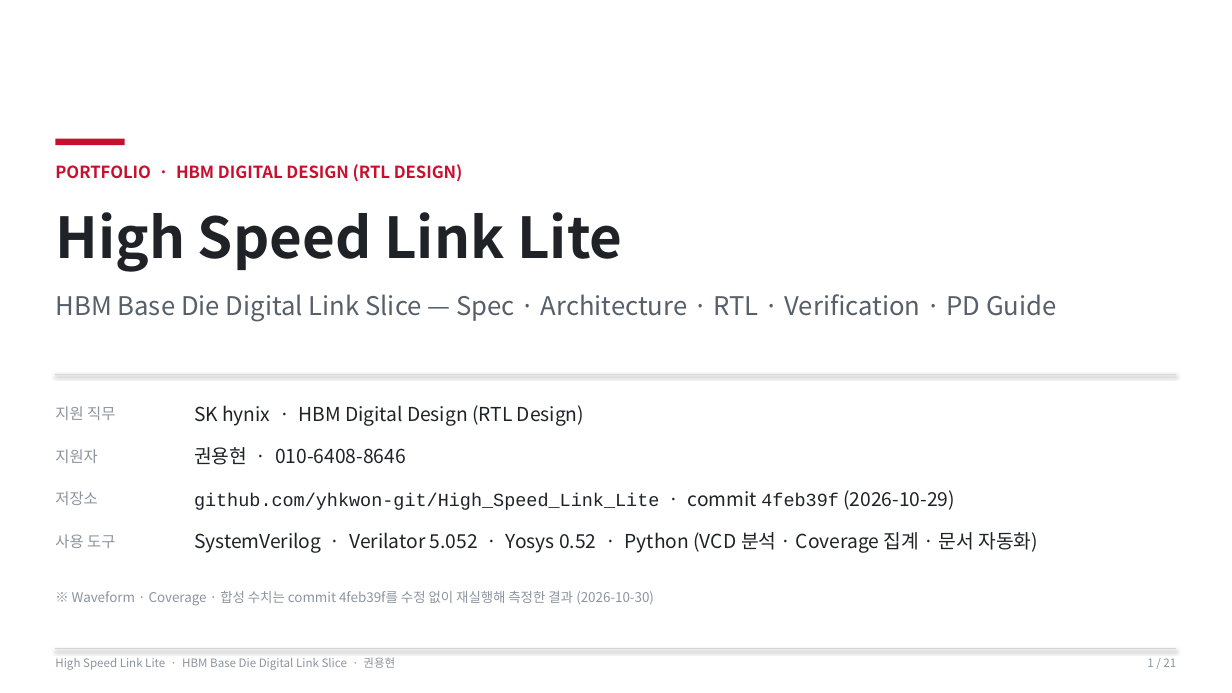
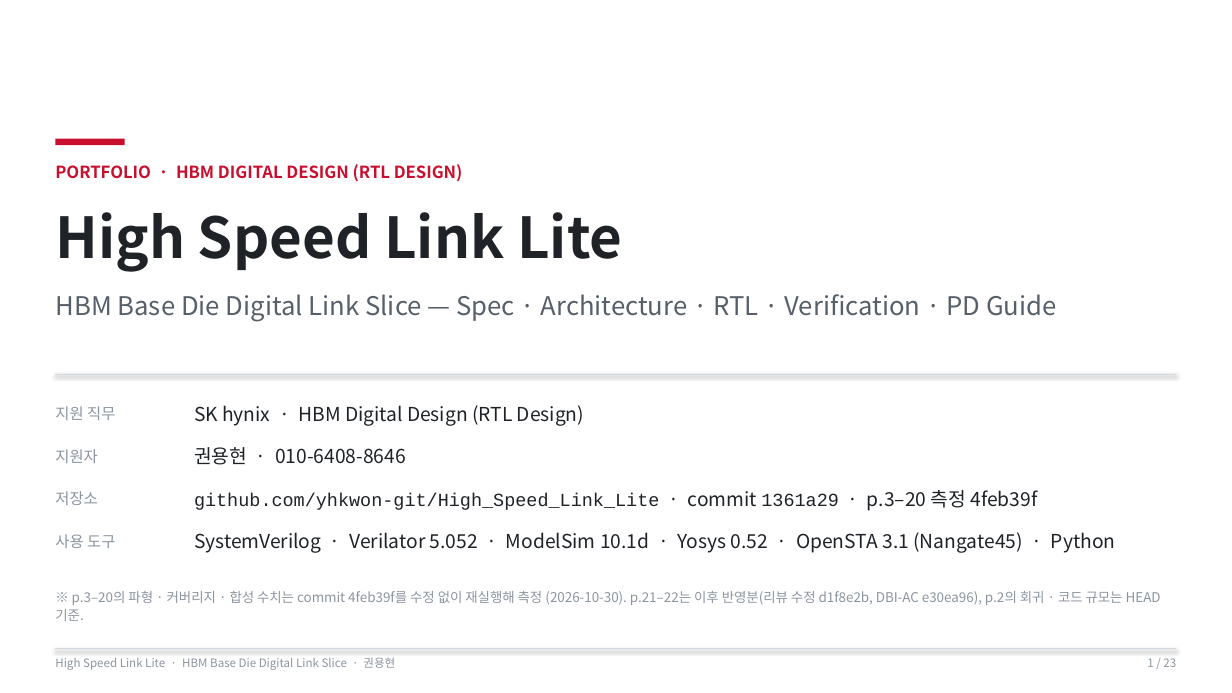
Before and after one commit to yhkwon-git/High_Speed_Link_Lite, a slide deck: slide 1 of portfolio-deck/HighSpeedLinkLite_Portfolio.pptx. Drawn at 1232x693 pixels with LibreOffice and Linux fonts; fonts in the diff are those of the drawing. Boxes give left, top, right and bottom in pixels: in the first picture for what was removed or moved away, otherwise in the second. Text is boxed around its words. In the diff, an @@ line names an element or a change of style, - is before the commit and + after.

```diff
--- a/portfolio-deck/HighSpeedLinkLite_Portfolio.pptx
+++ b/portfolio-deck/HighSpeedLinkLite_Portfolio.pptx
@@ text at (194,490,1038,511): text changed @@
-github.com/yhkwon-git/High_Speed_Link_Lite · commit 4feb39f (2026-10-29)
+github.com/yhkwon-git/High_Speed_Link_Lite · commit 1361a29 · p.3–20 측정 4feb39f
@@ text at (194,532,1116,553): text changed @@
-SystemVerilog · Verilator 5.052 · Yosys 0.52 · Python (VCD 분석 · Coverage 집계 · 문서 자동화)
+SystemVerilog · Verilator 5.052 · ModelSim 10.1d · Yosys 0.52 · OpenSTA 3.1 (Nangate45) · Python
@@ text at (55,591,1161,621): text changed @@
-※ Waveform · Coverage · 합성 수치는 commit 4feb39f를 수정 없이 재실행해 측정한 결과 (2026-10-30)
+※ p.3–20의 파형 · 커버리지 · 합성 수치는 commit 4feb39f를 수정 없이 재실행해 측정 (2026-10-30). p.21–22는 이후 반영분(리뷰 수정 d1f8e2b, DBI-AC e30ea96), p.2의 회귀 · 코드 규모는 HEAD 기준.
@@ text at (1147,658,1176,667): text changed @@
-1 / 21
+1 / 23
```
Also in this commit, not shown: 20 other slides changed, 2 slides added, 3 other files.
